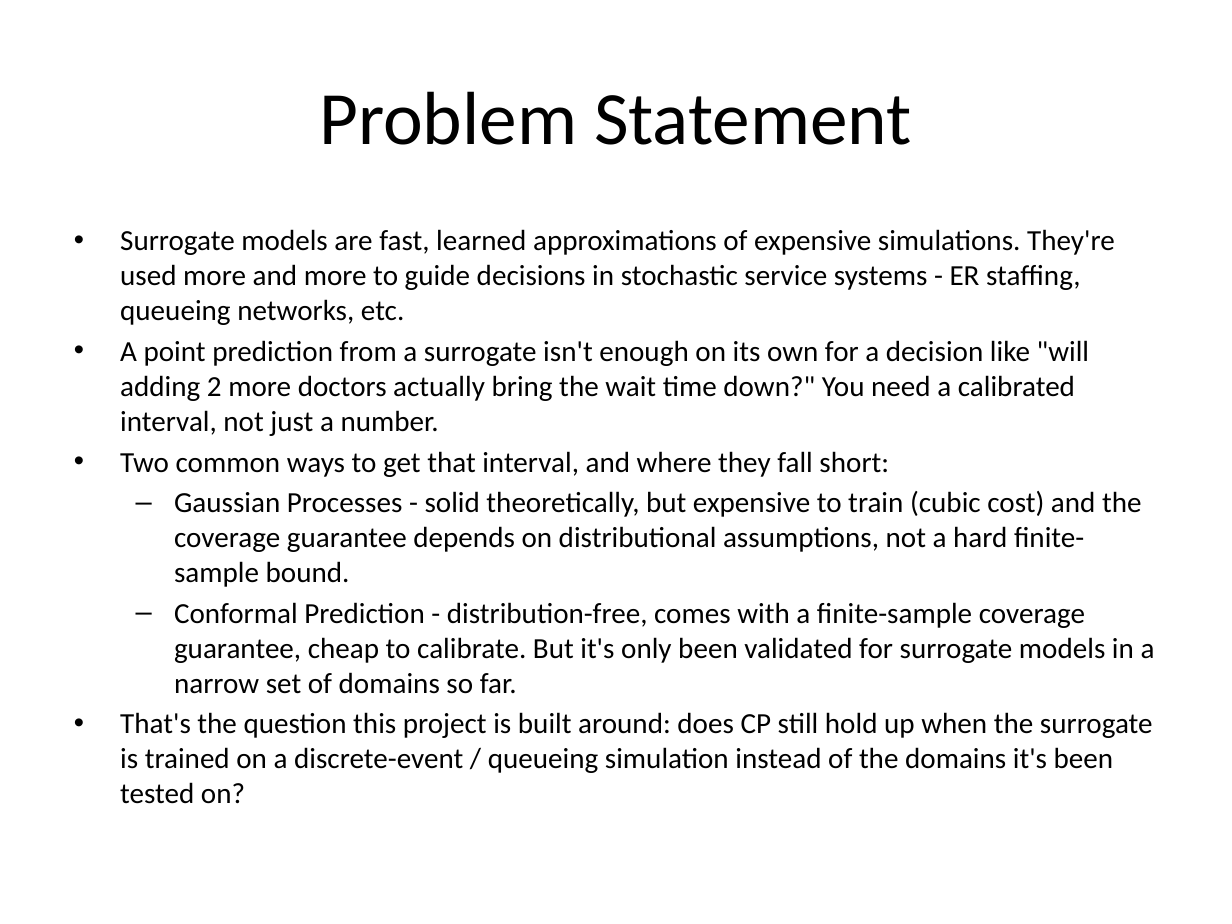
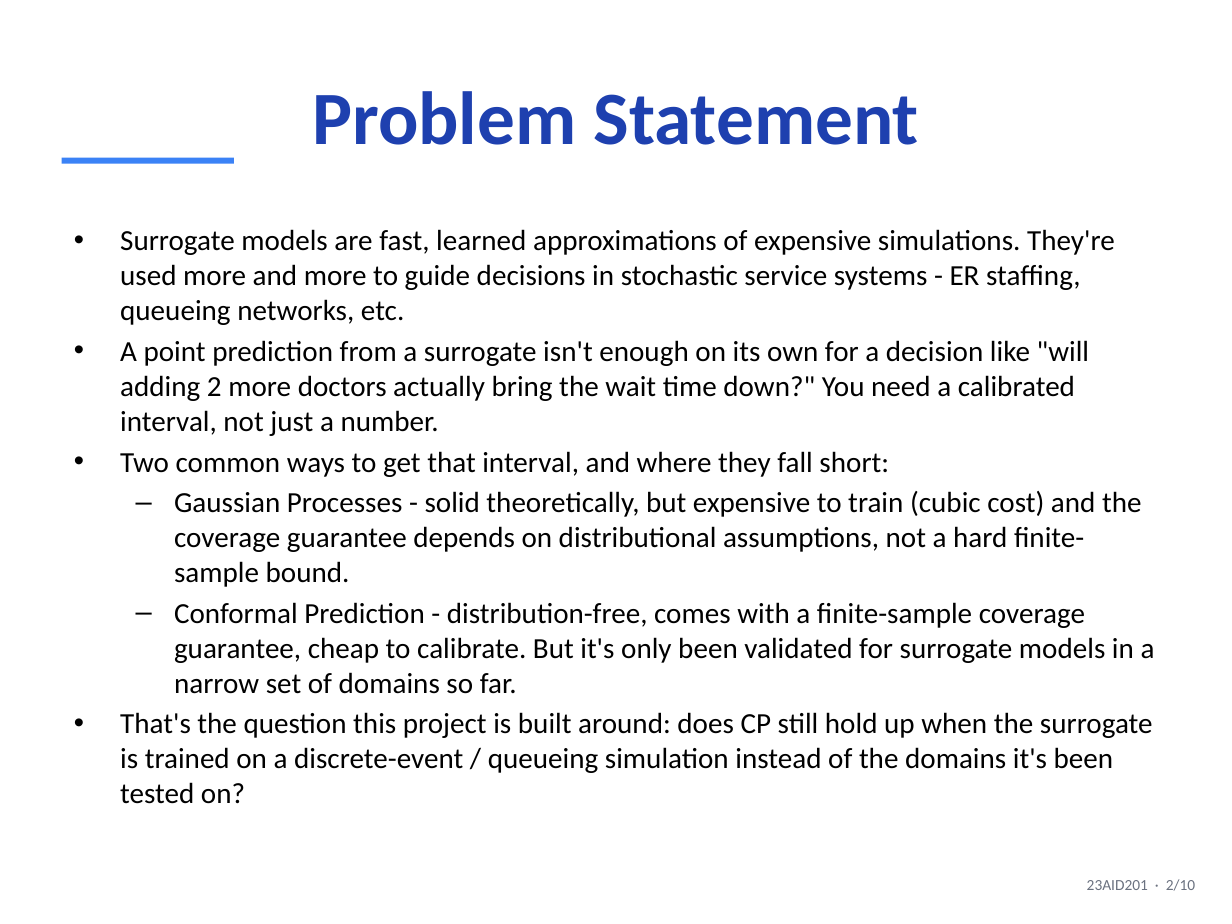
Before and after one commit to DUNE-ODYSSEY/Mondrian-Conformal-Prediction-On-Discrete-Event-Simulation, a slide deck: slide 2 of slides/mid_sem_presentation.pptx. Drawn at 1232x924 pixels with LibreOffice and Linux fonts; fonts in the diff are those of the drawing. Boxes give left, top, right and bottom in pixels: in the first picture for what was removed or moved away, otherwise in the second. Text is boxed around its words. In the diff, an @@ line names an element or a change of style, - is before the commit and + after.

Commit message:
Style mid-sem PPT to match other decks; trim lit review; simplify Future Scope
Visual: applies the same color palette used in zeroth_review.pptx /
full_project_results.pptx (dark navy title slide, accent-blue titles/table
headers/accent bars, slide-number footer) instead of PowerPoint's untouched
default theme.

Literature review slide: trimmed to a focused core set (20 papers, down
from 30) across the same 5 categories, while keeping all 10 real-dataset
cross-check papers in full, per instruction that dataset-related papers
must stay. Only this slide is trimmed - the book's actual literature
review (Chapter 2, all 40 papers) is unchanged.

Future Scope slide: dropped the week-number column entirely per feedback;
now a plain bullet list of planned work. Also fixed a factual mismatch
with the book found while syncing: two slides described Mondrian CP's
partition as "staffing level, shift, arrival-rate regime," but the actual
implementation and book only partition by staffing tercile x arrival-rate
tercile (2 covariates, 9 cells) - no separate "shift" dimension. Fixed on
both the Bridging Approach and Future Scope slides.

```diff
--- a/slides/mid_sem_presentation.pptx
+++ b/slides/mid_sem_presentation.pptx
@@ title "Problem Statement" at [312, 91, 919, 145]: text colour #000000 to #1E40AF, bold on @@
@@ rectangle added at [62, 158, 234, 164], fill #3B82F6 @@
@@ text added at [1087, 879, 1195, 891], 9 pt, text #6B7280 @@
+23AID201 · 2/10
```
Also in this commit, not shown: 9 other slides changed, 1 other file.
